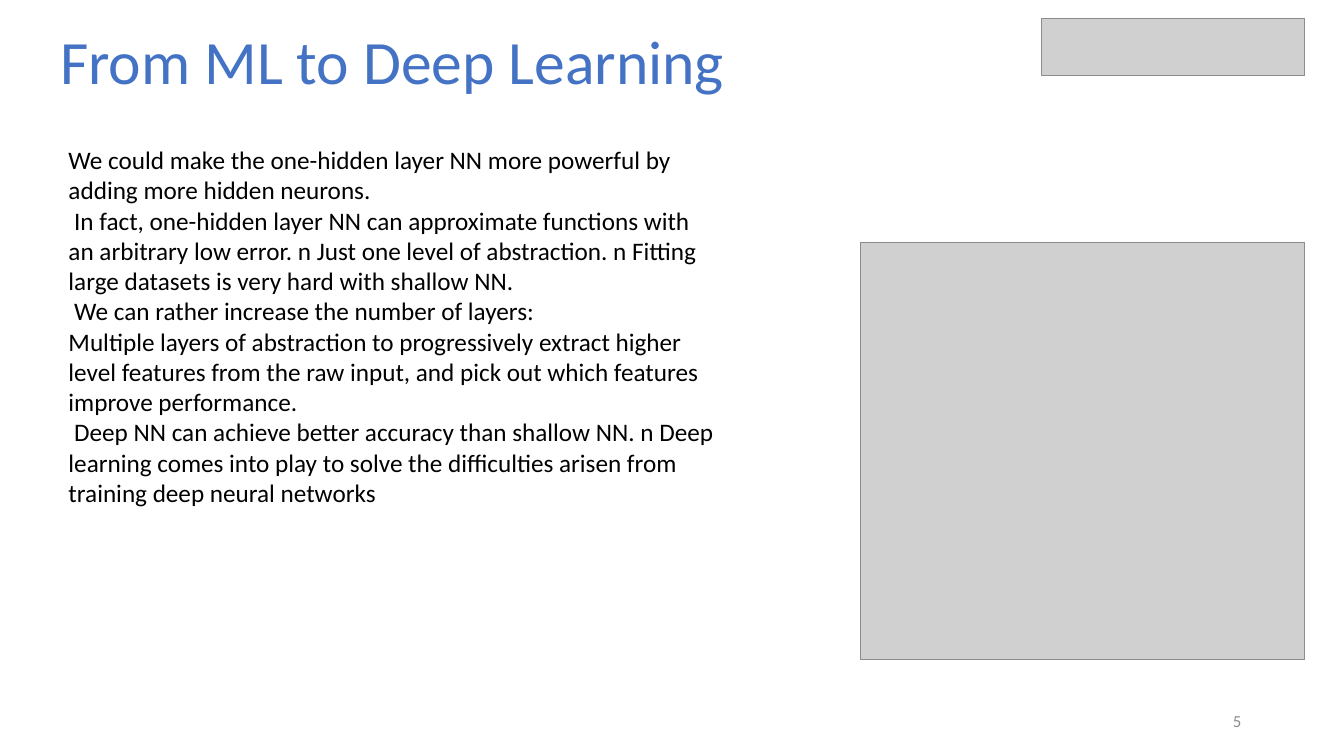
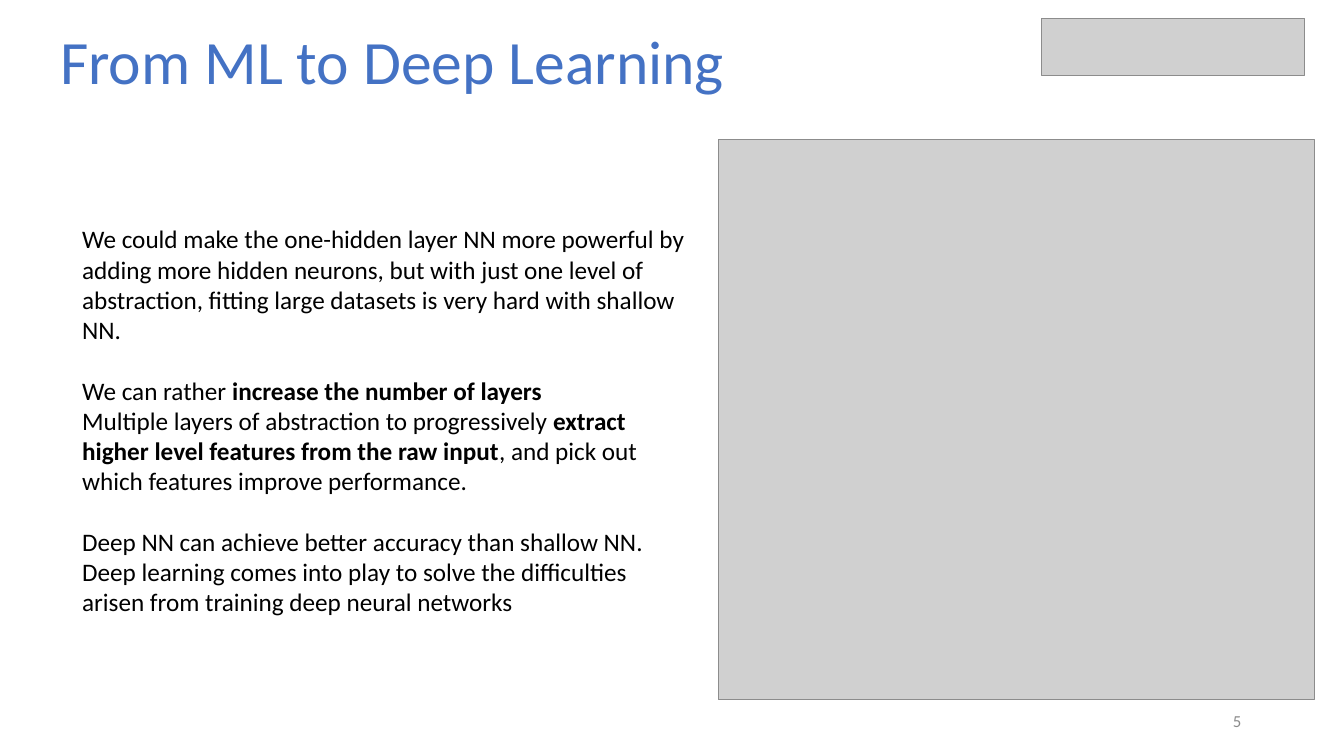
Before and after one commit to aserena7/Artificial-Neural-Networks---Parthenope-Univeristy-, a slide deck: slide 5 of ANN_Parthenope_19052023.pptx. Drawn at 1344x756 pixels with LibreOffice and Linux fonts; fonts in the diff are those of the drawing; grey boxes stand for pictures. Boxes give left, top, right and bottom in pixels: in the first picture for what was removed or moved away, otherwise in the second. Text is boxed around its words. In the diff, an @@ line names an element or a change of style, - is before the commit and + after.

```diff
--- a/ANN_Parthenope_19052023.pptx
+++ b/ANN_Parthenope_19052023.pptx
@@ picture: place and size @@
-picture at bbox=[861, 242, 1305, 659]
+picture at bbox=[718, 139, 1315, 700]
@@ text "We could make the one-hidden ...": place and size @@
-text "We could make the one-hidden ..." at bbox=[68, 151, 713, 507]
+text "We could make the one-hidden ..." at bbox=[82, 230, 683, 616]
@@ text at bbox=[82, 230, 683, 404]: text changed @@
-We could make the one-hidden layer NN more powerful by adding more hidden neurons.
-In fact, one-hidden layer NN can approximate functions with an arbitrary low error. n Just one level of abstraction. n Fitting large datasets is very hard with shallow NN.
-We can rather increase the number of layers:
+We could make the one-hidden layer NN more powerful by adding more hidden neurons, but with just one level of abstraction, fitting large datasets is very hard with shallow NN.
+We can rather increase the number of layers
@@ text at bbox=[82, 412, 637, 494]: bold on in "extract higher level features from the raw ..." @@
@@ text at bbox=[82, 533, 643, 616]: text changed @@
-Deep NN can achieve better accuracy than shallow NN. n Deep learning comes into play to solve the difficulties arisen from training deep neural networks
+Deep NN can achieve better accuracy than shallow NN.
+Deep learning comes into play to solve the difficulties arisen from training deep neural networks
```
Also in this commit, not shown: 6 other slides changed, 5 slides added, 1 slide removed.
